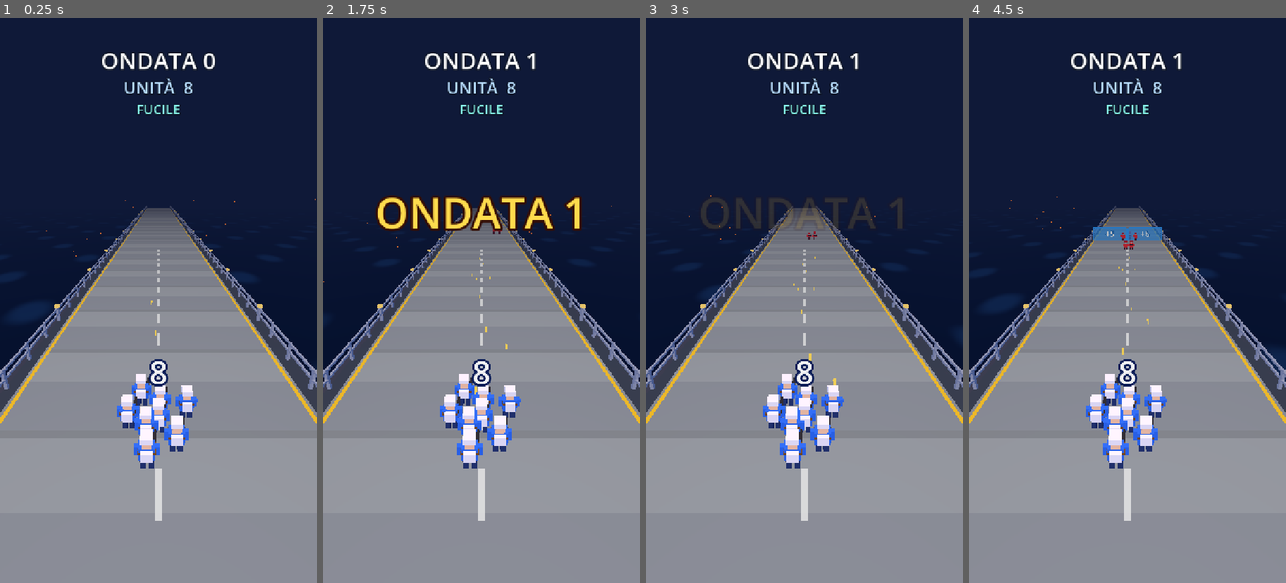
Above: before the commit, frames 1-4 (left to right).
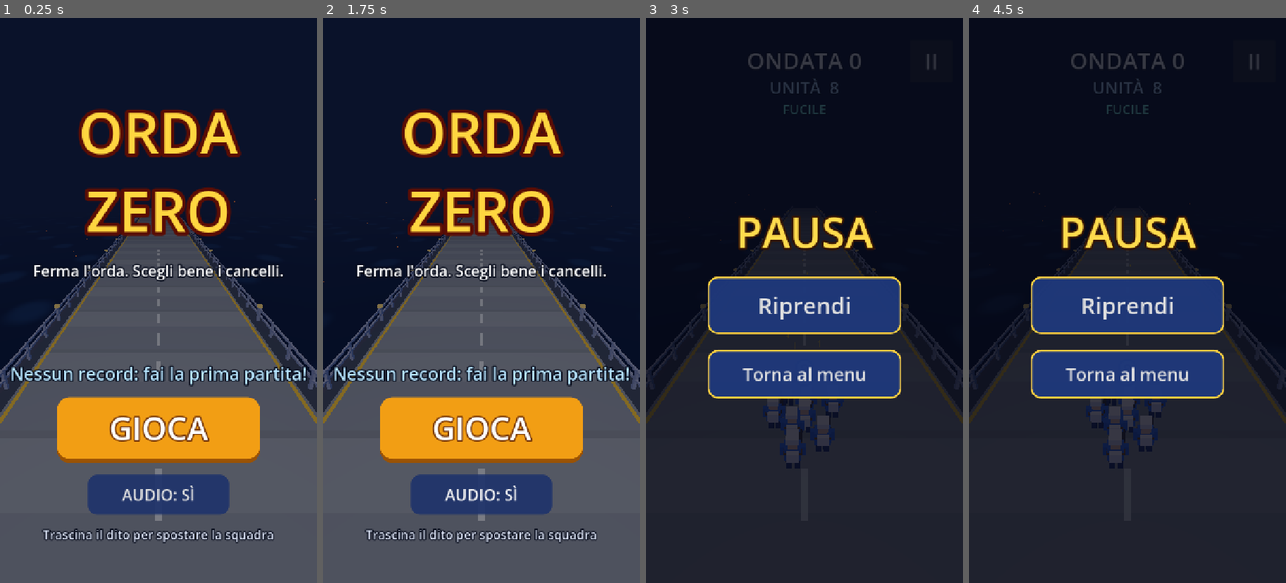
Above: after the commit, the same moments.

Repository: JDado02/Gioco-ADV
Game: Godot game, scene res://scenes/main.tscn
Two runs of this game, one before a commit and one after it. Both use one fixed random seed, a clock stepped at 60 frames per second and the inputs below.
Inputs (mouse positions are in pixels of both pictures, inside the frame that each line leads up to):
- Up to frame 1 (0.25 s): no input
- Up to frame 2 (1.75 s): click (481, 492) at 0.5 s, where only the run after the commit has a clickable "AUDIO: SÌ"; click (481, 492) at 1.25 s, where only the run after the commit has a clickable "AUDIO: NO"
- Up to frame 3 (3 s): click (804, 430) at 2 s, where only the run after the commit has a clickable "GIOCA"; click (931, 63) at 2.75 s, where only the run after the commit has a clickable "II"
- Up to frame 4 (4.5 s): click (1127, 306) at 3.5 s, where only the run after the commit has a clickable "Riprendi"; click (1254, 63) at 4.25 s, where only the run after the commit has a clickable "II"

The runs differ from the first frame. In frame 1, 58% of the frame differs, in the area x 0-100%, y 6-100%; in frame 2, 58%; in frame 3, 92%; in frame 4, 93%, in the area x 0-100%, y 0-100%.

Commit message:
Fase 5: menu, record, pausa e game over completo
- Menu iniziale sopra il ponte (mare e braci restano animati): titolo,
  record personale, GIOCA e audio sì/no.
- Record (ondata più alta) e impostazione audio salvati sul telefono
  in user://salvataggio.cfg tramite il nuovo autoload Dati. Nessun
  potenziamento permanente tra le partite.
- Pausa con il pulsante in alto a destra, con il tasto indietro di
  Android e automaticamente quando l'app va in background.
- Game over con ondata raggiunta, record, scritta NUOVO RECORD!, unità
  massime, boss sconfitti, Riprova (riparte subito) e Menu.

Co-Authored-By: Claude Opus 5.5 <noreply@anthropic.com>
Claude-Session: https://claude.ai/code/session_01Dskoi9xhdZRoWWQ7HzUrVD

Diff:
--- a/project.godot
+++ b/project.godot
@@ -16,10 +16,12 @@
 run/main_scene="res://scenes/main.tscn"
 config/features=PackedStringArray("4.7", "GL Compatibility")
 config/icon="res://icon.svg"
+config/quit_on_go_back=false
 
 [autoload]
 
 Config="*res://scripts/autoload/config.gd"
+Dati="*res://scripts/autoload/dati.gd"
 
 [display]
 
--- a/scenes/main.tscn
+++ b/scenes/main.tscn
@@ -13,6 +13,8 @@
 [ext_resource type="Script" path="res://scripts/game/effects.gd" id="11_effetti"]
 [ext_resource type="Script" path="res://scripts/game/boss_manager.gd" id="12_boss"]
 [ext_resource type="PackedScene" path="res://scenes/ui/upgrade_choice.tscn" id="13_scelta"]
+[ext_resource type="PackedScene" path="res://scenes/ui/menu.tscn" id="14_menu"]
+[ext_resource type="PackedScene" path="res://scenes/ui/pause.tscn" id="15_pausa"]
 
 [sub_resource type="Environment" id="Environment_cielo"]
 background_mode = 1
@@ -95,4 +97,8 @@
 
 [node name="SceltaPotenziamento" parent="." instance=ExtResource("13_scelta")]
 
+[node name="Menu" parent="." instance=ExtResource("14_menu")]
+
+[node name="Pausa" parent="." instance=ExtResource("15_pausa")]
+
 [node name="GameOver" parent="." instance=ExtResource("8_gameover")]
--- a/scenes/ui/game_over.tscn
+++ b/scenes/ui/game_over.tscn
@@ -1,6 +1,22 @@
-[gd_scene load_steps=2 format=3]
+[gd_scene load_steps=4 format=3]
 
 [ext_resource type="Script" path="res://scripts/ui/game_over.gd" id="1_go"]
+
+[sub_resource type="StyleBoxFlat" id="StyleBox_riprova"]
+bg_color = Color(0.95, 0.62, 0.08, 1)
+border_width_bottom = 10
+border_color = Color(0.6, 0.32, 0.02, 1)
+corner_radius_top_left = 26
+corner_radius_top_right = 26
+corner_radius_bottom_right = 26
+corner_radius_bottom_left = 26
+
+[sub_resource type="StyleBoxFlat" id="StyleBox_menu"]
+bg_color = Color(0.12, 0.2, 0.42, 0.95)
+corner_radius_top_left = 20
+corner_radius_top_right = 20
+corner_radius_bottom_right = 20
+corner_radius_bottom_left = 20
 
 [node name="GameOver" type="CanvasLayer"]
 layer = 10
@@ -12,7 +28,7 @@
 anchor_bottom = 1.0
 grow_horizontal = 2
 grow_vertical = 2
-color = Color(0.03, 0.04, 0.08, 0.82)
+color = Color(0.03, 0.04, 0.08, 0.84)
 
 [node name="Centro" type="CenterContainer" parent="Sfondo"]
 layout_mode = 1
@@ -24,7 +40,7 @@
 
 [node name="Riquadro" type="VBoxContainer" parent="Sfondo/Centro"]
 layout_mode = 2
-theme_override_constants/separation = 28
+theme_override_constants/separation = 24
 
 [node name="Titolo" type="Label" parent="Sfondo/Centro/Riquadro"]
 layout_mode = 2
@@ -35,25 +51,63 @@
 text = "GAME OVER"
 horizontal_alignment = 1
 
+[node name="NuovoRecord" type="Label" parent="Sfondo/Centro/Riquadro"]
+layout_mode = 2
+theme_override_colors/font_color = Color(1, 0.86, 0.25, 1)
+theme_override_colors/font_outline_color = Color(0.35, 0.15, 0.02, 1)
+theme_override_constants/outline_size = 14
+theme_override_font_sizes/font_size = 58
+text = "NUOVO RECORD!"
+horizontal_alignment = 1
+
 [node name="Ondata" type="Label" parent="Sfondo/Centro/Riquadro"]
 layout_mode = 2
-theme_override_font_sizes/font_size = 46
+theme_override_font_sizes/font_size = 50
 text = "Ondata raggiunta: 0"
+horizontal_alignment = 1
+
+[node name="Record" type="Label" parent="Sfondo/Centro/Riquadro"]
+layout_mode = 2
+theme_override_colors/font_color = Color(0.72, 0.9, 1, 1)
+theme_override_font_sizes/font_size = 40
+text = "Record: ondata 0"
 horizontal_alignment = 1
 
 [node name="UnitaMassime" type="Label" parent="Sfondo/Centro/Riquadro"]
 layout_mode = 2
-theme_override_font_sizes/font_size = 40
+theme_override_font_sizes/font_size = 36
 text = "Unità massime: 0"
 horizontal_alignment = 1
 
+[node name="Boss" type="Label" parent="Sfondo/Centro/Riquadro"]
+layout_mode = 2
+theme_override_font_sizes/font_size = 36
+text = "Boss sconfitti: 0"
+horizontal_alignment = 1
+
 [node name="Spazio" type="Control" parent="Sfondo/Centro/Riquadro"]
-custom_minimum_size = Vector2(0, 30)
+custom_minimum_size = Vector2(0, 24)
 layout_mode = 2
 
 [node name="Riprova" type="Button" parent="Sfondo/Centro/Riquadro"]
-custom_minimum_size = Vector2(380, 120)
+custom_minimum_size = Vector2(420, 130)
 layout_mode = 2
 size_flags_horizontal = 4
-theme_override_font_sizes/font_size = 52
+theme_override_colors/font_color = Color(1, 1, 1, 1)
+theme_override_colors/font_outline_color = Color(0.45, 0.2, 0.02, 1)
+theme_override_constants/outline_size = 12
+theme_override_font_sizes/font_size = 58
+theme_override_styles/normal = SubResource("StyleBox_riprova")
+theme_override_styles/hover = SubResource("StyleBox_riprova")
+theme_override_styles/pressed = SubResource("StyleBox_riprova")
 text = "Riprova"
+
+[node name="Menu" type="Button" parent="Sfondo/Centro/Riquadro"]
+custom_minimum_size = Vector2(320, 90)
+layout_mode = 2
+size_flags_horizontal = 4
+theme_override_font_sizes/font_size = 36
+theme_override_styles/normal = SubResource("StyleBox_menu")
+theme_override_styles/hover = SubResource("StyleBox_menu")
+theme_override_styles/pressed = SubResource("StyleBox_menu")
+text = "Menu"
--- a/scenes/ui/hud.tscn
+++ b/scenes/ui/hud.tscn
@@ -125,3 +125,17 @@
 text = "ONDATA 1"
 horizontal_alignment = 1
 vertical_alignment = 1
+
+[node name="Pausa" type="Button" parent="Radice"]
+layout_mode = 1
+anchors_preset = 1
+anchor_left = 1.0
+anchor_right = 1.0
+offset_left = -120.0
+offset_top = 50.0
+offset_right = -24.0
+offset_bottom = 146.0
+grow_horizontal = 0
+focus_mode = 0
+theme_override_font_sizes/font_size = 48
+text = "II"
--- /dev/null
+++ b/scenes/ui/menu.tscn
@@ -0,0 +1,117 @@
+[gd_scene load_steps=4 format=3]
+
+[ext_resource type="Script" path="res://scripts/ui/menu.gd" id="1_menu"]
+
+[sub_resource type="StyleBoxFlat" id="StyleBox_gioca"]
+bg_color = Color(0.95, 0.62, 0.08, 1)
+border_width_bottom = 10
+border_color = Color(0.6, 0.32, 0.02, 1)
+corner_radius_top_left = 28
+corner_radius_top_right = 28
+corner_radius_bottom_right = 28
+corner_radius_bottom_left = 28
+
+[sub_resource type="StyleBoxFlat" id="StyleBox_secondario"]
+bg_color = Color(0.12, 0.2, 0.42, 0.92)
+corner_radius_top_left = 20
+corner_radius_top_right = 20
+corner_radius_bottom_right = 20
+corner_radius_bottom_left = 20
+
+[node name="Menu" type="CanvasLayer"]
+layer = 6
+script = ExtResource("1_menu")
+
+[node name="Radice" type="Control" parent="."]
+layout_mode = 3
+anchors_preset = 15
+anchor_right = 1.0
+anchor_bottom = 1.0
+grow_horizontal = 2
+grow_vertical = 2
+
+[node name="Velo" type="ColorRect" parent="Radice"]
+layout_mode = 1
+anchors_preset = 15
+anchor_right = 1.0
+anchor_bottom = 1.0
+grow_horizontal = 2
+grow_vertical = 2
+mouse_filter = 2
+color = Color(0.02, 0.04, 0.1, 0.45)
+
+[node name="Colonna" type="VBoxContainer" parent="Radice"]
+layout_mode = 1
+anchors_preset = 15
+anchor_right = 1.0
+anchor_bottom = 1.0
+offset_left = 40.0
+offset_top = 170.0
+offset_right = -40.0
+offset_bottom = -90.0
+grow_horizontal = 2
+grow_vertical = 2
+theme_override_constants/separation = 26
+
+[node name="Titolo" type="Label" parent="Radice/Colonna"]
+layout_mode = 2
+theme_override_colors/font_color = Color(1, 0.84, 0.25, 1)
+theme_override_colors/font_outline_color = Color(0.35, 0.05, 0.02, 1)
+theme_override_constants/outline_size = 34
+theme_override_font_sizes/font_size = 128
+text = "ORDA
+ZERO"
+horizontal_alignment = 1
+
+[node name="Sottotitolo" type="Label" parent="Radice/Colonna"]
+layout_mode = 2
+theme_override_colors/font_outline_color = Color(0.02, 0.04, 0.1, 1)
+theme_override_constants/outline_size = 12
+theme_override_font_sizes/font_size = 34
+text = "Ferma l'orda. Scegli bene i cancelli."
+horizontal_alignment = 1
+
+[node name="Spazio" type="Control" parent="Radice/Colonna"]
+layout_mode = 2
+size_flags_vertical = 3
+
+[node name="Record" type="Label" parent="Radice/Colonna"]
+layout_mode = 2
+theme_override_colors/font_color = Color(0.72, 0.9, 1, 1)
+theme_override_colors/font_outline_color = Color(0.02, 0.04, 0.1, 1)
+theme_override_constants/outline_size = 12
+theme_override_font_sizes/font_size = 40
+text = "RECORD: ONDATA 0"
+horizontal_alignment = 1
+
+[node name="Gioca" type="Button" parent="Radice/Colonna"]
+custom_minimum_size = Vector2(460, 150)
+layout_mode = 2
+size_flags_horizontal = 4
+theme_override_colors/font_color = Color(1, 1, 1, 1)
+theme_override_colors/font_outline_color = Color(0.45, 0.2, 0.02, 1)
+theme_override_constants/outline_size = 14
+theme_override_font_sizes/font_size = 72
+theme_override_styles/normal = SubResource("StyleBox_gioca")
+theme_override_styles/hover = SubResource("StyleBox_gioca")
+theme_override_styles/pressed = SubResource("StyleBox_gioca")
+text = "GIOCA"
+
+[node name="Audio" type="Button" parent="Radice/Colonna"]
+custom_minimum_size = Vector2(320, 90)
+layout_mode = 2
+size_flags_horizontal = 4
+theme_override_font_sizes/font_size = 36
+theme_override_styles/normal = SubResource("StyleBox_secondario")
+theme_override_styles/hover = SubResource("StyleBox_secondario")
+theme_override_styles/pressed = SubResource("StyleBox_secondario")
+text = "AUDIO: SÌ"
+
+[node name="Istruzioni" type="Label" parent="Radice/Colonna"]
+layout_mode = 2
+theme_override_colors/font_color = Color(0.85, 0.88, 0.95, 1)
+theme_override_colors/font_outline_color = Color(0.02, 0.04, 0.1, 1)
+theme_override_constants/outline_size = 10
+theme_override_font_sizes/font_size = 28
+text = "Trascina il dito per spostare la squadra"
+horizontal_alignment = 1
--- /dev/null
+++ b/scenes/ui/pause.tscn
@@ -0,0 +1,66 @@
+[gd_scene load_steps=3 format=3]
+
+[ext_resource type="Script" path="res://scripts/ui/pause.gd" id="1_pausa"]
+
+[sub_resource type="StyleBoxFlat" id="StyleBox_pulsante"]
+bg_color = Color(0.12, 0.22, 0.48, 0.96)
+border_width_left = 4
+border_width_top = 4
+border_width_right = 4
+border_width_bottom = 4
+border_color = Color(1, 0.82, 0.25, 1)
+corner_radius_top_left = 22
+corner_radius_top_right = 22
+corner_radius_bottom_right = 22
+corner_radius_bottom_left = 22
+
+[node name="Pausa" type="CanvasLayer"]
+layer = 9
+script = ExtResource("1_pausa")
+
+[node name="Sfondo" type="ColorRect" parent="."]
+anchors_preset = 15
+anchor_right = 1.0
+anchor_bottom = 1.0
+grow_horizontal = 2
+grow_vertical = 2
+color = Color(0.02, 0.03, 0.08, 0.8)
+
+[node name="Centro" type="CenterContainer" parent="Sfondo"]
+layout_mode = 1
+anchors_preset = 15
+anchor_right = 1.0
+anchor_bottom = 1.0
+grow_horizontal = 2
+grow_vertical = 2
+
+[node name="Riquadro" type="VBoxContainer" parent="Sfondo/Centro"]
+layout_mode = 2
+theme_override_constants/separation = 36
+
+[node name="Titolo" type="Label" parent="Sfondo/Centro/Riquadro"]
+layout_mode = 2
+theme_override_colors/font_color = Color(1, 0.86, 0.3, 1)
+theme_override_colors/font_outline_color = Color(0.2, 0.08, 0.02, 1)
+theme_override_constants/outline_size = 18
+theme_override_font_sizes/font_size = 96
+text = "PAUSA"
+horizontal_alignment = 1
+
+[node name="Riprendi" type="Button" parent="Sfondo/Centro/Riquadro"]
+custom_minimum_size = Vector2(440, 130)
+layout_mode = 2
+theme_override_font_sizes/font_size = 52
+theme_override_styles/normal = SubResource("StyleBox_pulsante")
+theme_override_styles/hover = SubResource("StyleBox_pulsante")
+theme_override_styles/pressed = SubResource("StyleBox_pulsante")
+text = "Riprendi"
+
+[node name="Menu" type="Button" parent="Sfondo/Centro/Riquadro"]
+custom_minimum_size = Vector2(440, 110)
+layout_mode = 2
+theme_override_font_sizes/font_size = 40
+theme_override_styles/normal = SubResource("StyleBox_pulsante")
+theme_override_styles/hover = SubResource("StyleBox_pulsante")
+theme_override_styles/pressed = SubResource("StyleBox_pulsante")
+text = "Torna al menu"
--- /dev/null
+++ b/scripts/autoload/dati.gd
@@ -0,0 +1,48 @@
+extends Node
+## Autoload "Dati": record personale e impostazioni salvati sul telefono.
+##
+## Si salva solo il record (ondata più alta raggiunta) e l'audio acceso/spento:
+## nessun potenziamento permanente tra una partita e l'altra.
+
+const PERCORSO := "user://salvataggio.cfg"
+
+## Ondata più alta mai raggiunta.
+var record := 0
+var audio_attivo := true
+## Se true la prossima partita parte subito, senza passare dal menu ("Riprova").
+var avvio_diretto := false
+
+
+func _init() -> void:
+	var cfg := ConfigFile.new()
+	if cfg.load(PERCORSO) == OK:
+		record = int(cfg.get_value("record", "ondata", 0))
+		audio_attivo = bool(cfg.get_value("impostazioni", "audio", true))
+
+
+## Registra il risultato di una partita. Restituisce true se è un nuovo record.
+func registra_partita(ondata: int) -> bool:
+	if ondata <= record:
+		return false
+	record = ondata
+	salva()
+	return true
+
+
+func imposta_audio(attivo: bool) -> void:
+	audio_attivo = attivo
+	AudioServer.set_bus_mute(0, not attivo)
+	salva()
+
+
+func salva() -> void:
+	var cfg := ConfigFile.new()
+	cfg.set_value("record", "ondata", record)
+	cfg.set_value("impostazioni", "audio", audio_attivo)
+	var errore := cfg.save(PERCORSO)
+	if errore != OK:
+		push_error("Impossibile salvare %s (errore %d)" % [PERCORSO, errore])
+
+
+func _ready() -> void:
+	AudioServer.set_bus_mute(0, not audio_attivo)
--- a/scripts/game/game.gd
+++ b/scripts/game/game.gd
@@ -1,10 +1,12 @@
 extends Node3D
-## Scena principale della partita.
+## Scena principale.
 ##
 ## Coordina pista, arsenale, folla, cancelli, proiettili, nemici, boss,
-## effetti e ondate. L'ordine di
-## aggiornamento è deciso qui (e non dai _process dei singoli nodi) così ogni
-## fotogramma si svolge sempre nella stessa sequenza.
+## effetti e ondate, più il menu, la pausa, la scelta dei potenziamenti e il
+## game over. L'ordine di aggiornamento è deciso qui (e non dai _process dei
+## singoli nodi) così ogni fotogramma si svolge sempre nella stessa sequenza.
+
+enum Stato { MENU, GIOCO, PAUSA, SCELTA, FINITA }
 
 ## Limite al passo di tempo: dopo un rallentamento (o al ritorno
 ## dall'app in background) il gioco non fa "salti" enormi.
@@ -14,12 +16,11 @@
 const CAMERA_POSIZIONE := Vector3(0.0, 9.0, 8.0)
 const CAMERA_BERSAGLIO := Vector3(0.0, 0.0, -14.0)
 
+var stato := Stato.MENU
+
 var _velocita_pista: float
 var _larghezza_pista: float
 var _sensibilita: float
-var _finita := false
-## True mentre è aperta la scelta del potenziamento: il mondo è fermo.
-var _in_scelta := false
 var _potenziamenti := Potenziamenti.new()
 
 @onready var _pista: Pista = $Pista
@@ -31,6 +32,8 @@
 @onready var _effetti: GestoreEffetti = $Effetti
 @onready var _ondate: GestoreOndate = $Ondate
 @onready var _boss: GestoreBoss = $Boss
+@onready var _menu: MenuPrincipale = $Menu
+@onready var _pausa: SchermataPausa = $Pausa
 @onready var _scelta: SceltaPotenziamento = $SceltaPotenziamento
 @onready var _hud: Hud = $HUD
 @onready var _game_over: SchermataGameOver = $GameOver
@@ -47,7 +50,6 @@
 	_folla.unita_cambiate.connect(_hud.aggiorna_unita)
 	_folla.annientata.connect(_fine_partita)
 	_ondate.ondata_iniziata.connect(_hud.mostra_ondata)
-	_game_over.riprova.connect(_riprova)
 	_cancelli.cancello_attraversato.connect(_on_cancello_attraversato)
 	_cancelli.ostacolo_distrutto.connect(_on_ostacolo_distrutto)
 	_arsenale.arma_cambiata.connect(_on_arma_cambiata)
@@ -57,12 +59,39 @@
 	_boss.colpo_a_segno.connect(func(perse: int) -> void: _hud.mostra_esito("-%d" % perse, false))
 	_boss.sconfitto.connect(_on_boss_sconfitto)
 	_scelta.scelto.connect(_on_potenziamento_scelto)
+	_menu.gioca.connect(_inizia_partita)
+	_hud.pausa_premuta.connect(_metti_in_pausa)
+	_pausa.riprendi.connect(_riprendi)
+	_pausa.menu.connect(_torna_al_menu)
+	_game_over.riprova.connect(_riprova)
+	_game_over.menu.connect(_torna_al_menu)
 	_hud.aggiorna_unita(_folla.unita)
 	_on_arma_cambiata(_arsenale.arma())
 
+	if Dati.avvio_diretto:
+		Dati.avvio_diretto = false
+		_inizia_partita()
+	else:
+		_hud.visible = false
+		_folla.visible = false
+		_menu.visible = true
+
+
+func _notification(what: int) -> void:
+	# Tasto "indietro" di Android: pausa in partita, chiude l'app dal menu.
+	if what == NOTIFICATION_WM_GO_BACK_REQUEST:
+		match stato:
+			Stato.GIOCO: _metti_in_pausa()
+			Stato.PAUSA: _riprendi()
+			Stato.MENU: get_tree().quit()
+			Stato.FINITA: _torna_al_menu()
+	# Se l'app va in background durante la partita, si mette in pausa da sola.
+	elif what == NOTIFICATION_APPLICATION_FOCUS_OUT and stato == Stato.GIOCO:
+		_metti_in_pausa()
+
 
 func _unhandled_input(event: InputEvent) -> void:
-	if _finita or _in_scelta:
+	if stato != Stato.GIOCO:
 		return
 	# Trascinamento libero: conta solo lo spostamento orizzontale del dito,
 	# ovunque sia appoggiato sullo schermo. (Col mouse funziona uguale grazie
@@ -73,9 +102,12 @@
 
 
 func _process(delta: float) -> void:
-	if _finita or _in_scelta:
-		return
 	var dt := minf(delta, DELTA_MASSIMO)
+	if stato == Stato.MENU:
+		_pista.aggiorna(dt, 0.0)  # nel menu si muovono solo mare e braci
+		return
+	if stato != Stato.GIOCO:
+		return
 	_pista.aggiorna(dt, _velocita_pista)
 	_arsenale.aggiorna(dt)
 	_folla.aggiorna(dt)
@@ -86,9 +118,54 @@
 	_folla.perdi(perdite)
 	_effetti.aggiorna(dt, _velocita_pista)
 	_hud.aggiorna_bonus(_arsenale.descrizione_bonus())
-	if not _finita:
+	if stato == Stato.GIOCO:
 		_ondate.aggiorna(dt)
 
+
+# --- Flusso della partita ----------------------------------------------------
+
+func _inizia_partita() -> void:
+	_menu.visible = false
+	_hud.visible = true
+	_folla.visible = true
+	stato = Stato.GIOCO
+
+
+func _metti_in_pausa() -> void:
+	if stato != Stato.GIOCO:
+		return
+	stato = Stato.PAUSA
+	_pausa.visible = true
+
+
+func _riprendi() -> void:
+	if stato != Stato.PAUSA:
+		return
+	_pausa.visible = false
+	stato = Stato.GIOCO
+
+
+func _torna_al_menu() -> void:
+	Dati.avvio_diretto = false
+	get_tree().reload_current_scene()
+
+
+func _riprova() -> void:
+	Dati.avvio_diretto = true
+	get_tree().reload_current_scene()
+
+
+func _fine_partita() -> void:
+	if stato == Stato.FINITA:
+		return
+	stato = Stato.FINITA
+	var ondata := _ondate.ondata
+	var nuovo := Dati.registra_partita(ondata)
+	_hud.visible = false
+	_game_over.mostra(ondata, Dati.record, nuovo, _folla.unita_massime, _boss.sconfitti)
+
+
+# --- Eventi di gioco ---------------------------------------------------------
 
 func _on_cancello_attraversato(cancello: Array) -> void:
 	var prima := _folla.unita
@@ -111,22 +188,13 @@
 	_effetti.esplosione(posizione, 4.0)
 	_hud.mostra_esito("BOSS SCONFITTO!", true)
 	# Mentre si sceglie il potenziamento il mondo resta fermo.
-	_in_scelta = true
+	stato = Stato.SCELTA
 	_scelta.mostra(_potenziamenti.proponi(), _potenziamenti)
 
 
 func _on_potenziamento_scelto(id: String) -> void:
 	_potenziamenti.applica(id, _arsenale, _folla, _cancelli.regole.unita_massime)
 	_hud.mostra_esito(_potenziamenti.titolo(id) + "!", true)
-	_in_scelta = false
 	_ondate.sospesa = false
 	_boss.nuova_soglia()
-
-
-func _fine_partita() -> void:
-	_finita = true
-	_game_over.mostra(_ondate.ondata, _folla.unita_massime)
-
-
-func _riprova() -> void:
-	get_tree().reload_current_scene()
+	stato = Stato.GIOCO
--- a/scripts/ui/game_over.gd
+++ b/scripts/ui/game_over.gd
@@ -1,21 +1,34 @@
 class_name SchermataGameOver
 extends CanvasLayer
-## Schermata di fine partita (versione base della Fase 1).
-## Il record personale e la schermata completa arriveranno in Fase 5.
+## Schermata di fine partita: ondata raggiunta, record (con "NUOVO RECORD!"),
+## unità massime, boss sconfitti, "Riprova" e "Menu".
 
 signal riprova
+signal menu
 
+@onready var _nuovo_record: Label = $Sfondo/Centro/Riquadro/NuovoRecord
 @onready var _ondata: Label = $Sfondo/Centro/Riquadro/Ondata
+@onready var _record: Label = $Sfondo/Centro/Riquadro/Record
 @onready var _unita_max: Label = $Sfondo/Centro/Riquadro/UnitaMassime
-@onready var _pulsante: Button = $Sfondo/Centro/Riquadro/Riprova
+@onready var _boss: Label = $Sfondo/Centro/Riquadro/Boss
+@onready var _riprova: Button = $Sfondo/Centro/Riquadro/Riprova
+@onready var _menu: Button = $Sfondo/Centro/Riquadro/Menu
 
 
 func _ready() -> void:
 	visible = false
-	_pulsante.pressed.connect(func() -> void: riprova.emit())
+	_riprova.pressed.connect(func() -> void: riprova.emit())
+	_menu.pressed.connect(func() -> void: menu.emit())
 
 
-func mostra(ondata: int, unita_massime: int) -> void:
+func mostra(ondata: int, record: int, nuovo_record: bool, unita_massime: int, boss_sconfitti: int) -> void:
 	_ondata.text = "Ondata raggiunta: %d" % ondata
+	_record.text = "Record: ondata %d" % record
+	_nuovo_record.visible = nuovo_record
 	_unita_max.text = "Unità massime: %d" % unita_massime
+	_boss.text = "Boss sconfitti: %d" % boss_sconfitti
 	visible = true
+	if nuovo_record:
+		var t := create_tween().set_loops(4)
+		t.tween_property(_nuovo_record, "modulate:a", 0.3, 0.3)
+		t.tween_property(_nuovo_record, "modulate:a", 1.0, 0.3)
--- a/scripts/ui/hud.gd
+++ b/scripts/ui/hud.gd
@@ -2,6 +2,8 @@
 extends CanvasLayer
 ## Interfaccia durante la partita: ondata in corso, contatore unità, arma e
 ## bonus temporanei, annuncio delle ondate ed esito dei cancelli.
+
+signal pausa_premuta
 
 const COLORE_POSITIVO := Color(0.45, 1.0, 0.5)
 const COLORE_NEGATIVO := Color(1.0, 0.38, 0.32)
@@ -20,6 +22,7 @@
 
 
 func _ready() -> void:
+	$Radice/Pausa.pressed.connect(func() -> void: pausa_premuta.emit())
 	_annuncio.modulate.a = 0.0
 	_esito.modulate.a = 0.0
 
--- /dev/null
+++ b/scripts/ui/menu.gd
@@ -0,0 +1,26 @@
+class_name MenuPrincipale
+extends CanvasLayer
+## Menu iniziale: titolo, record personale, pulsante "GIOCA" e audio on/off.
+## Il ponte resta visibile dietro, con il mare e le braci che si muovono.
+
+signal gioca
+
+@onready var _record: Label = $Radice/Colonna/Record
+@onready var _gioca: Button = $Radice/Colonna/Gioca
+@onready var _audio: Button = $Radice/Colonna/Audio
+
+
+func _ready() -> void:
+	_gioca.pressed.connect(func() -> void: gioca.emit())
+	_audio.pressed.connect(_cambia_audio)
+	aggiorna()
+
+
+func aggiorna() -> void:
+	_record.text = "RECORD: ONDATA %d" % Dati.record if Dati.record > 0 else "Nessun record: fai la prima partita!"
+	_audio.text = "AUDIO: SÌ" if Dati.audio_attivo else "AUDIO: NO"
+
+
+func _cambia_audio() -> void:
+	Dati.imposta_audio(not Dati.audio_attivo)
+	aggiorna()
--- /dev/null
+++ b/scripts/ui/pause.gd
@@ -0,0 +1,15 @@
+class_name SchermataPausa
+extends CanvasLayer
+## Pausa: riprendi la partita oppure torna al menu (la partita è persa).
+
+signal riprendi
+signal menu
+
+@onready var _riprendi: Button = $Sfondo/Centro/Riquadro/Riprendi
+@onready var _menu: Button = $Sfondo/Centro/Riquadro/Menu
+
+
+func _ready() -> void:
+	visible = false
+	_riprendi.pressed.connect(func() -> void: riprendi.emit())
+	_menu.pressed.connect(func() -> void: menu.emit())
Not shown: 1 places in scenes/main.tscn that only renumber resources
Not shown, added: scripts/autoload/dati.gd.uid
Not shown, added: scripts/ui/menu.gd.uid
Not shown, added: scripts/ui/pause.gd.uid
